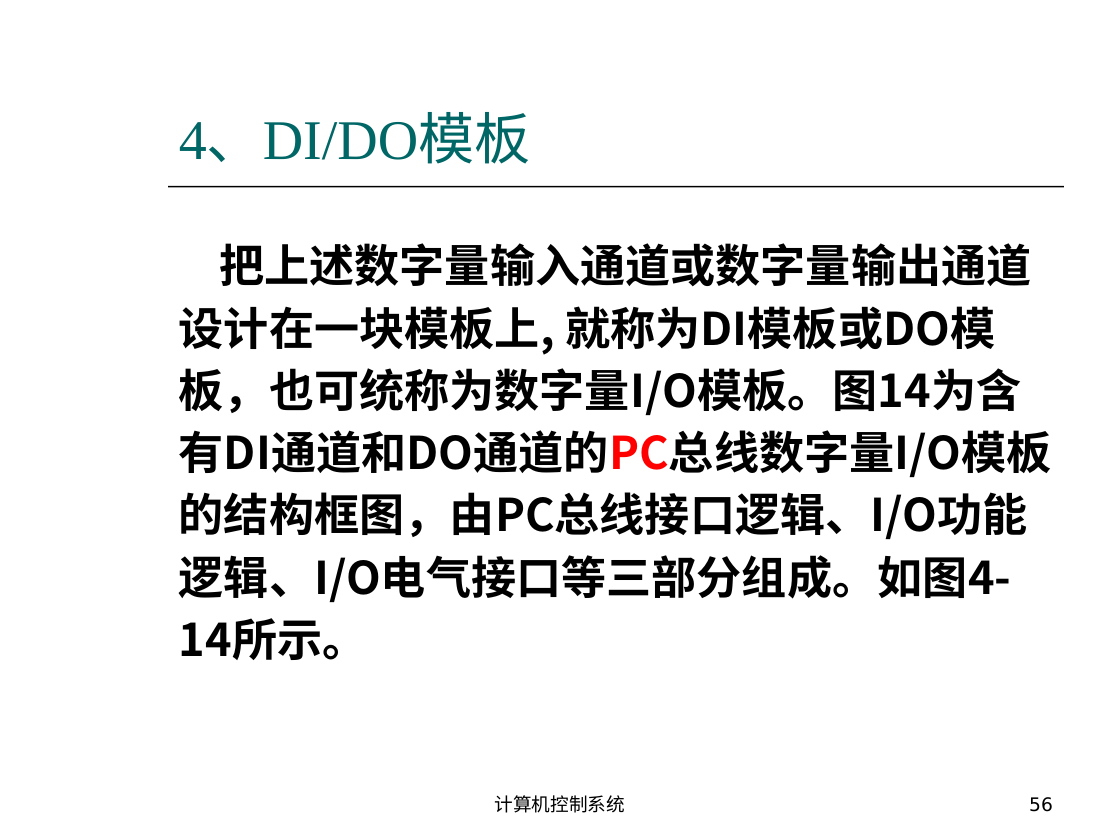
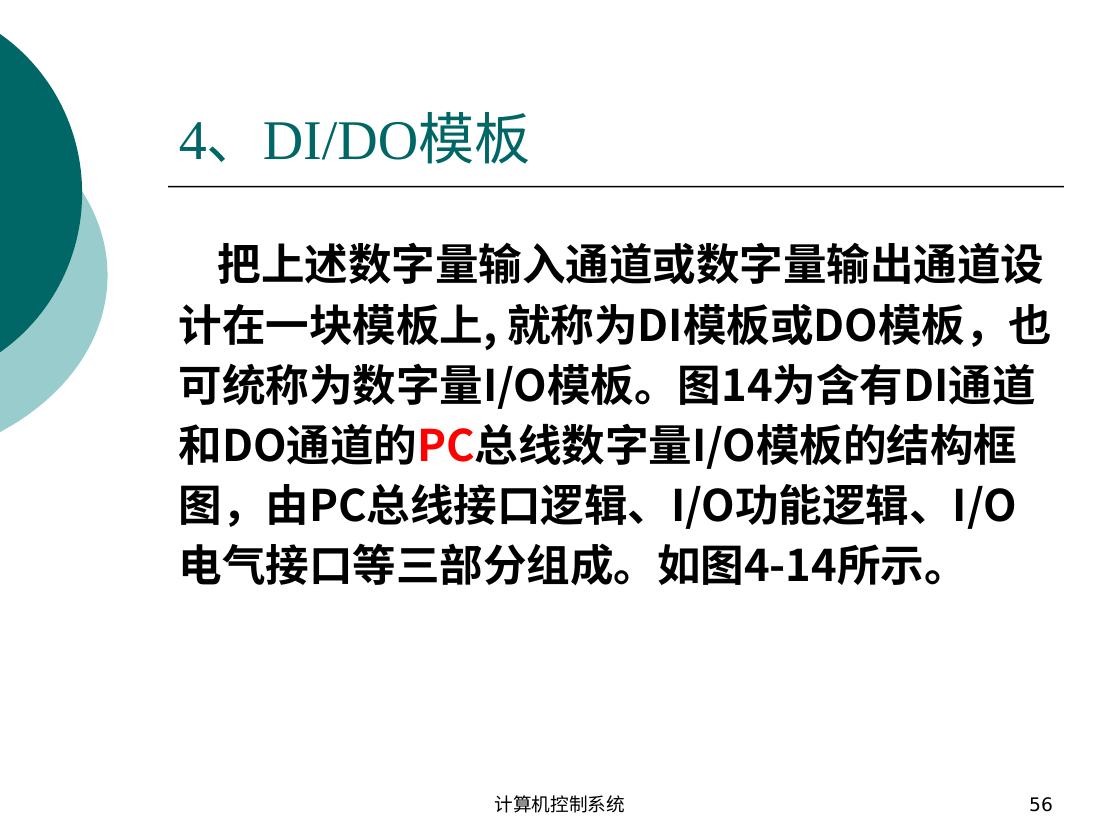
Before and after one commit to origin2007/computer_system, a slide deck: slide 56 of 03数字量输入输出.ppt. Drawn at 1120x840 pixels with LibreOffice and Linux fonts; fonts in the diff are those of the drawing. Boxes give left, top, right and bottom in pixels: in the first picture for what was removed or moved away, otherwise in the second. Text is boxed around its words. In the diff, an @@ line names an element or a change of style, - is before the commit and + after.

```diff
--- a/03数字量输入输出.ppt
+++ b/03数字量输入输出.ppt
@@ freeform shape at box(0, 0, 82, 386): outline redrawn @@
@@ freeform shape at box(0, 84, 108, 467): outline redrawn @@
@@ text "把上述数字量输入通道或数字量输出通道设计在一块模板上, 就称为DI模板或DO模板，也可统称为数字量I/O模板。图14为含 ..." at box(179, 242, 1052, 585): size 29 to 28 pt @@
```
Also in this commit, not shown: 60 other slides changed, 1 slide removed, 4 other files.
